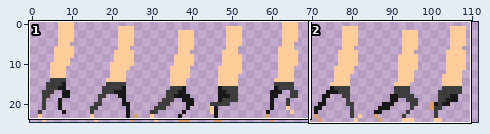
Sprite sheet -- Assets/Images/character creator/body/body-full-spritesheet.png. Above, an overview of the earlier version with the close-up marked.
Close-up. Earlier state:
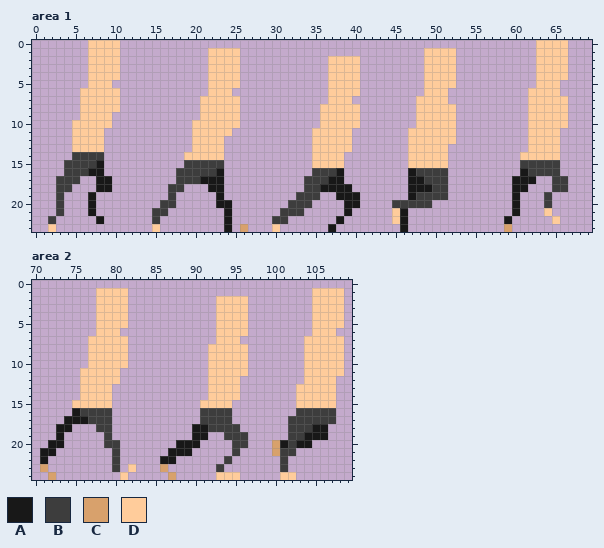
The file is 112x25 pixels. Shown: area 1: x 0..69, y 0..23; area 2: x 70..109, y 0..24.
Palette (. is transparent): A #181818  B #3d3d3d  C #d8a16c  D #ffcc9b
Pixels before, area 1, first column x 2:
 0 .....DDDD....................................................DDDD
 1 .....DDDD...........DDDD.......................DDDD..........DDDD
 2 .....DDDD...........DDDD...........DDDD........DDDD..........DDDD
 3 .....DDDD...........DDDD...........DDDD........DDDD..........DDDD
 4 .....DDDD...........DDDD...........DDDD........DDDD..........DDDD
 5 .....DDD............DDDD...........DDDD........DDDD..........DDD.
 6 ....DDDDD...........DDD............DDDD........DDD..........DDDD.
 7 ....DDDDD..........DDDDD...........DDD........DDDD..........DDDDD
 8 ....DDDDD..........DDDDD..........DDDDD.......DDDDD.........DDDDD
 9 ....DDDD...........DDDDD..........DDDDD.......DDDDD.........DDDDD
10 ...DDDDD..........DDDDDD..........DDDDD.......DDDDD.........DDDDD
11 ...DDDD...........DDDDD..........DDDDD.......DDDDDD.........DDDD.
12 ...DDDD...........DDDD...........DDDDD.......DDDDDD.........DDDD.
13 ...DDDD...........DDDD...........DDDDD.......DDDDD..........DDDD.
14 ...BBBB..........DDDDD...........DDDD........DDDDD.........DDDDD.
15 ..BBBBA..........BBBBB...........DDDD........DDDDD.........BBBBB.
16 ..BBBAA.........BBBBBA...........BBBA........ABBBB.........ABBBB.
17 .BBB..AA........BBBAAA..........BBBAA........AABBB........AAA..BB
18 .BB...AA.......BB...AA..........BBAAAA.......AAABB........AA...BB
19 .B...A.........B.....A.........BBB..AAA......ABBBB........A...B..
20 .B...A........BB.....AA.......BBB....AA....BBBBB..........A...B..
21 .B...A.......BB.......A......BBB.....A.....DA.............A...D..
22 B.....A......B........A.....BB......A......DA............A.....D.
23 D............D........A.C...D......A........A............C.......
Pixels before, area 2, first column x 71:
 1 .......DDDD.......................DDDD
 2 .......DDDD...........DDDD........DDDD
 3 .......DDDD...........DDDD........DDDD
 4 .......DDDD...........DDDD........DDDD
 5 .......DDDD...........DDDD........DDDD
 6 .......DDD............DDDD........DDD.
 7 ......DDDDD...........DDD........DDDDD
 8 ......DDDDD..........DDDDD.......DDDDD
 9 ......DDDDD..........DDDDD.......DDDDD
10 ......DDDDD..........DDDDD.......DDDDD
11 .....DDDDD...........DDDDD.......DDDDD
12 .....DDDDD...........DDDD........DDDD.
13 .....DDDD............DDDD.......DDDDD.
14 .....DDDD............DDDD.......DDDDD.
15 ....DDDDD...........DDDD........DDDDD.
16 ....ABBBB...........BBBB........BBBBB.
17 ...AAABBB...........BBBB.......BBBBBB.
18 ..AA...BB..........AABBBB......BBBAA..
19 ..A.....B..........AA..BBB.....BBAAA..
20 .AA.....BB.......AAA....BB...CABAA....
21 AA.......B......AAA.....B....CBB......
22 A........B.....AA......B......B.......
23 C........B.D...C......B.......B.......
24 .C........D.....C.....DDD.....DD......
After the commit:
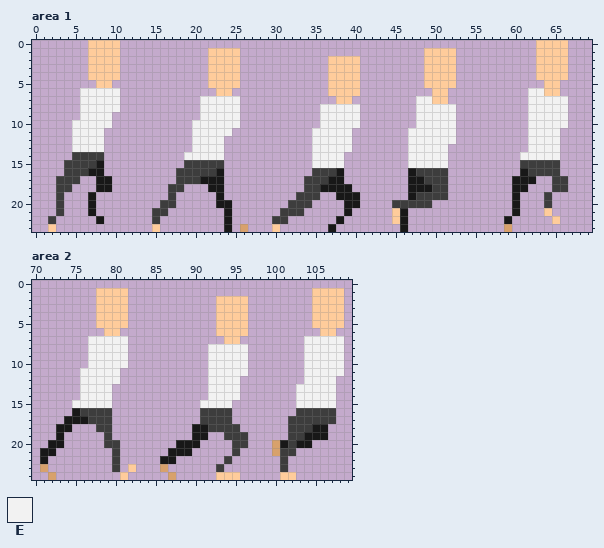
Colours new in this view: E #f2f2f2
What changed:
Changed rows in their new state; - is an unchanged pixel.
Area 1:
first column x 5:
 5 --.-------------------------------------------------------.---
 6 -EEEEE-----------.--------------------------.------------EE---
 7 -EEEEE----------EEEEE-----------.----------EE------------EEEEE
 8 -EEEEE----------EEEEE----------EEEEE-------EEEEE---------EEEEE
 9 -EEEE-----------EEEEE----------EEEEE-------EEEEE---------EEEEE
10 EEEEE----------EEEEEE----------EEEEE-------EEEEE---------EEEEE
11 EEEE-----------EEEEE----------EEEEE-------EEEEEE---------EEEE-
12 EEEE-----------EEEE-----------EEEEE-------EEEEEE---------EEEE-
13 EEEE-----------EEEE-----------EEEEE-------EEEEE----------EEEE-
14 --------------EEEEE-----------EEEE--------EEEEE---------EEEEE-
15 ------------------------------EEEE--------EEEEE---------------
Area 2:
first column x 75:
 6 ---.--------------------------.---
 7 --EEEEE-----------.----------EEEEE
 8 --EEEEE----------EEEEE-------EEEEE
 9 --EEEEE----------EEEEE-------EEEEE
10 --EEEEE----------EEEEE-------EEEEE
11 -EEEEE-----------EEEEE-------EEEEE
12 -EEEEE-----------EEEE--------EEEE-
13 -EEEE------------EEEE-------EEEEE-
14 -EEEE------------EEEE-------EEEEE-
15 EEEEE-----------EEEE--------EEEEE-
Boxes around the changes in both close-ups, in picture pixels (x1, y1, x2, y2):
changed: (72, 80, 120, 152)
changed: (520, 80, 568, 160)
changed: (184, 88, 240, 160)
changed: (408, 88, 456, 168)
changed: (312, 96, 360, 168)
changed: (72, 328, 128, 408)
changed: (296, 328, 344, 408)
changed: (200, 336, 248, 408)
